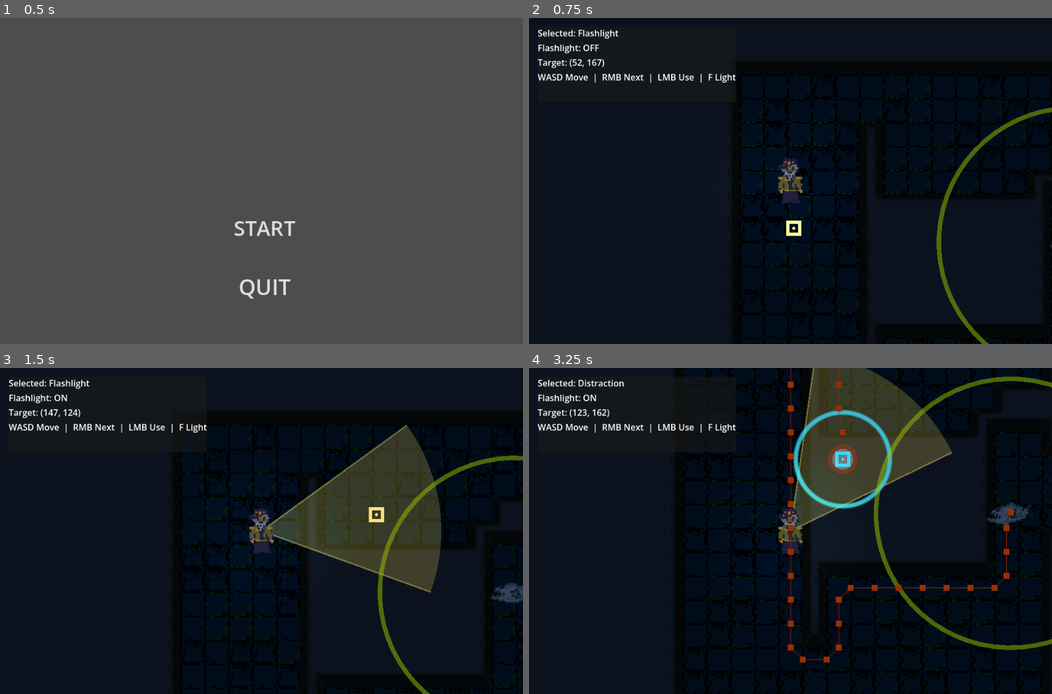
Above: before the commit, frames 1-4 (two rows, left to right).
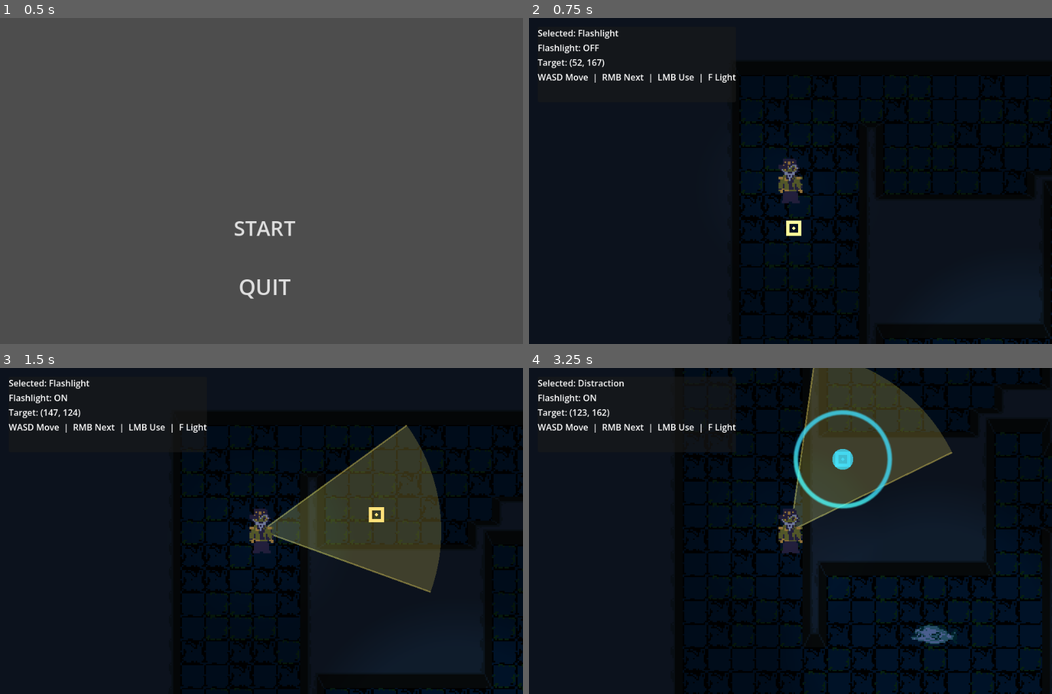
Above: after the commit, the same moments.

Repository: jablonskibrandan/GodotWild98
Game: Godot game, scene res://scenes/main_menu.tscn
The game is run twice, just before and just after one commit, with the same random seed, the same clock (stepped at 60 frames per second) and the same inputs. Sound files missing from this copy of the repository are replaced by a short silence.
Inputs (mouse positions are in pixels of both pictures, inside the frame that each line leads up to):
- Up to frame 1 (0.5 s): no input
- Up to frame 2 (0.75 s): click "START" at 0.5 s
- Up to frame 3 (1.5 s): tap Enter at 1.25 s; move the mouse to (376, 514) at 1.27 s; hold D (move_right) from 1.28 s (still down); hold F (flashlight_toggle) from 1.28 s (still down)
- Up to frame 4 (3.25 s): move the mouse to (685, 547) at 2.02 s; release D (move_right) at 2.03 s; release F (flashlight_toggle) at 2.03 s; hold S (move_down) 2.03-2.78 s; right-click (685, 547) at 2.1 s; move the mouse to (842, 459) at 2.77 s; press the mouse at (842, 459) at 2.78 s; hold D (move_right) from 2.78 s (still down)

Frame 1 is identical in both runs. In frame 2, 0.9% of the frame differs, in the area x 77-100%, y 27-100%; in frame 3, 1.2%; in frame 4, 3.3%, in the area x 49-100%, y 0-91%.

Commit message:
monster chase and idle behavior

Diff:
--- a/project.godot
+++ b/project.godot
@@ -27,6 +27,10 @@
 window/size/viewport_width=960
 window/size/viewport_height=600
 window/size/resizable=false
+
+[dotnet]
+
+project/assembly_name="GodotWild98"
 
 [input]
 
@@ -66,6 +70,13 @@
 ]
 }
 
+[layer_names]
+
+2d_physics/layer_1="background"
+2d_physics/layer_2="player"
+2d_physics/layer_3="tools"
+2d_physics/layer_4="enemies"
+
 [rendering]
 
 renderer/rendering_method="gl_compatibility"
--- a/scenes/floor_one.tscn
+++ b/scenes/floor_one.tscn
@@ -469,7 +469,7 @@
 
 [sub_resource type="TileSet" id="TileSet_bhunq"]
 physics_layer_0/collision_layer = 1
-physics_layer_0/collision_mask = 15
+physics_layer_0/collision_mask = 0
 terrain_set_0/mode = 0
 terrain_set_0/terrain_0/name = "Walls"
 terrain_set_0/terrain_0/color = Color(0.21568628, 0.1882353, 0.40392157, 1)
@@ -794,7 +794,7 @@
 script = ExtResource("5_xmt1j")
 
 [node name="Monster" parent="." unique_id=1813013398 node_paths=PackedStringArray("player") instance=ExtResource("7_6d0m4")]
-position = Vector2(239, 176)
+position = Vector2(206, 281)
 player = NodePath("../Player")
 
 [node name="Player" type="CharacterBody2D" parent="." unique_id=1781135234]
--- a/scenes/monster.tscn
+++ b/scenes/monster.tscn
@@ -112,7 +112,13 @@
 fill_to = Vector2(0.2, 0.2)
 metadata/_snap_enabled = true
 
-[node name="Monster" type="Node2D" unique_id=1813013398]
+[sub_resource type="CapsuleShape2D" id="CapsuleShape2D_wd5ij"]
+radius = 7.0
+height = 18.0
+
+[node name="Monster" type="CharacterBody2D" unique_id=447894495]
+collision_layer = 8
+collision_mask = 9
 script = ExtResource("1_1cbnp")
 
 [node name="TargetFinder" type="Node2D" parent="." unique_id=1955017602]
@@ -120,8 +126,9 @@
 vision = 90.0
 
 [node name="NavigationAgent2D" type="NavigationAgent2D" parent="." unique_id=1754214499]
+path_desired_distance = 5.0
+target_desired_distance = 5.0
 path_postprocessing = 1
-debug_enabled = true
 debug_use_custom = true
 debug_path_custom_color = Color(0.59468883, 0.18581569, 0.029100718, 1)
 
@@ -131,13 +138,17 @@
 sprite_frames = SubResource("SpriteFrames_bhunq")
 animation = &"swim"
 autoplay = "swim"
-frame_progress = 0.78906304
+frame = 4
+frame_progress = 0.15811062
 
 [node name="PointLight2D" type="PointLight2D" parent="." unique_id=2009398952]
-visible = false
 position = Vector2(-1, 5)
 color = Color(0.5529412, 1, 1, 1)
 energy = 0.5
 shadow_enabled = true
 shadow_color = Color(0, 0, 0, 1)
 texture = SubResource("GradientTexture2D_c47ug")
+
+[node name="CollisionShape2D" type="CollisionShape2D" parent="." unique_id=2053910371]
+rotation = 1.5707964
+shape = SubResource("CapsuleShape2D_wd5ij")
--- a/scenes/player.tscn
+++ b/scenes/player.tscn
@@ -287,8 +287,8 @@
 metadata/_snap_enabled = true
 
 [node name="Player" type="CharacterBody2D" unique_id=205356506]
-collision_layer = 4
-collision_mask = 11
+collision_layer = 2
+collision_mask = 13
 script = ExtResource("1_g2els")
 
 [node name="AnimatedSprite2D" type="AnimatedSprite2D" parent="." unique_id=122614512]
--- a/scripts/monsters/base_monster.gd
+++ b/scripts/monsters/base_monster.gd
@@ -1,40 +1,74 @@
 class_name BaseMonster
-extends Node2D
+extends CharacterBody2D
 
 #remove this reference once vision is properly implemented
 @export var player: Node2D
 
 @export_range(1.0, 100.0, 1.0) var radius: float = 8.0
-@export_range(1.0, 1000.0, 1.0) var move_speed: float = 50.0
+@export_range(1.0, 1000.0, 1.0) var chase_speed: float = 50.0
+@export_range(1.0, 1000.0, 1.0) var wander_speed: float = 10.0
+@export_range(1.0, 100.0, 1.0) var wander_distance: float = 60.0
 @onready var target_finder: MonsterTargetFinder = $TargetFinder
 @onready var navigation_agent: NavigationAgent2D = $NavigationAgent2D
+@onready var animated_sprite: AnimatedSprite2D = $AnimatedSprite2D
+
+var starting_position: Vector2 = Vector2.ZERO
+var wander_position: Vector2 = Vector2.ZERO
 
 func _ready():
 	target_finder.player = player
+	starting_position = global_position
+	wander_position = starting_position
 
-func _physics_process(delta: float) -> void:
-	var direction: Vector2 = direction_to_target()
-	if direction != Vector2.ZERO:
-		global_position += direction * move_speed * delta
-		#global_position = Vector2(
-			#clampf(global_position.x, _movement_bounds.position.x + radius, _movement_bounds.end.x - radius),
-			#clampf(global_position.y, _movement_bounds.position.y + radius, _movement_bounds.end.y - radius)
-		#)
+func _physics_process(_delta: float) -> void:
+	var target_velocity:= velocity_to_target()
+	velocity = target_velocity
 
-	target_finder.queue_redraw()
+	move_and_slide()
+	#target_finder.queue_redraw()
+
+func _process(_delta: float) -> void:
+	animated_sprite.speed_scale = clampf(velocity.length() / wander_speed, 0.5, 3)
+
+	if velocity.x < 0:
+		animated_sprite.flip_h = false
+	elif velocity.x > 0:
+		animated_sprite.flip_h = true
 
 func hear_sound_made(source: Node2D, volume: float):
 	target_finder.hear(source, volume)
 
-func direction_to_target() -> Vector2:
+func velocity_to_target() -> Vector2:
 	var target_position = target_finder.get_chosen_target_position()
 
-	if target_position != null && target_position is Vector2 && global_position.distance_to(target_position) > radius:
-		navigation_agent.target_position = target_position
-		var path_position := navigation_agent.get_next_path_position()
-		return global_position.direction_to(path_position)
-	else:
-		return Vector2.ZERO
+	if target_position != null && target_position is Vector2: #has target
+		if global_position.distance_to(target_position) > radius:
+			return chase_velocity(target_position)
+		else:
+			return Vector2.ZERO
+	else: #return to wandering around starting position
+		return wander_velocity(starting_position)
+
+func chase_velocity(target_position: Vector2) -> Vector2:
+	return navigation_direction(target_position) * chase_speed
+
+func wander_velocity(target_position: Vector2) -> Vector2:
+	if (wander_position == starting_position
+	|| wander_position.distance_to(target_position) > wander_distance
+	|| global_position.distance_to(wander_position) <= radius
+	|| velocity.length() < (wander_speed * 0.1)): #in case stuck on wall
+		wander_position = new_wander_position(target_position)
+	return navigation_direction(wander_position) * wander_speed
+
+func new_wander_position(target_position: Vector2) -> Vector2:
+	var angle = randf_range(0.0, TAU)
+	var distance = randf_range(0.1, 1.0) * wander_distance
+	return target_position + (Vector2.from_angle(angle) * distance)
+
+func navigation_direction(target_position: Vector2):
+	navigation_agent.target_position = target_position
+	var path_position := navigation_agent.get_next_path_position()
+	return global_position.direction_to(path_position)
 
 func _draw() -> void:
 	pass
--- a/scripts/monsters/monster_target_finder.gd
+++ b/scripts/monsters/monster_target_finder.gd
@@ -52,9 +52,10 @@
 		notice(source_node, priority)
 
 func _draw() -> void:
-	draw_arc(Vector2.ZERO, vision, 0, TAU, 64, Color("98c50080"), 3)
-	if chosen_target != null && target_infos.has(chosen_target):
-		draw_circle(target_infos[chosen_target].position - global_position, 10.0, Color("9c351f80"))
+	pass
+	#draw_arc(Vector2.ZERO, vision, 0, TAU, 64, Color("98c50080"), 3)
+	#if chosen_target != null && target_infos.has(chosen_target):
+		#draw_circle(target_infos[chosen_target].position - global_position, 10.0, Color("9c351f80"))
 
 ###########################################################################
 
